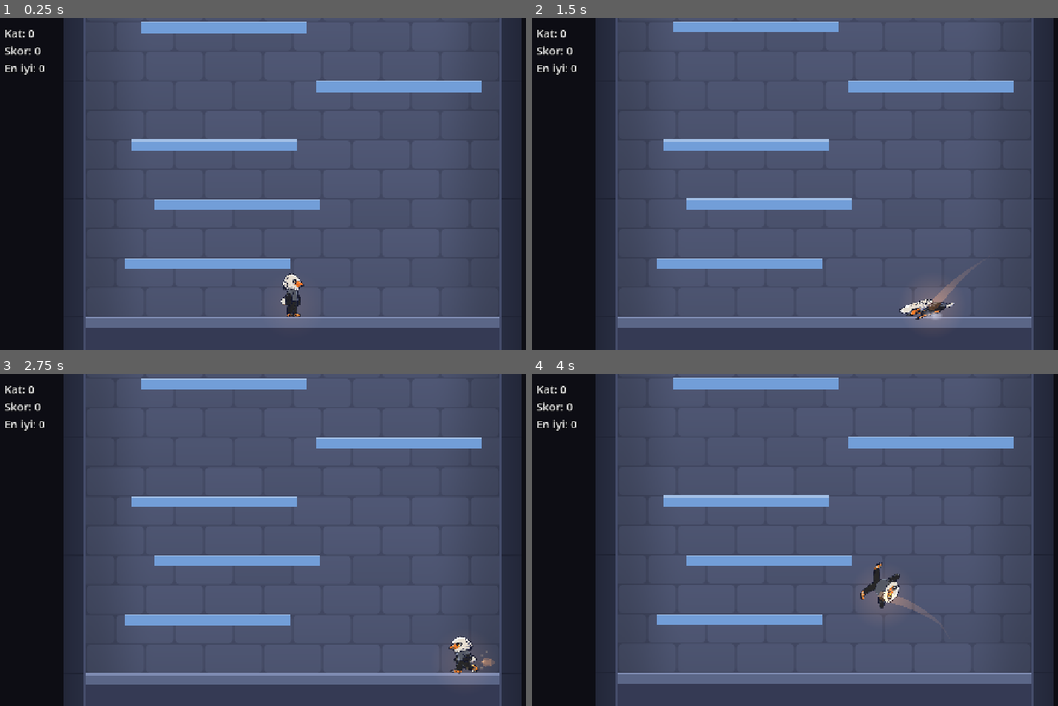
Above: before the commit, frames 1-4 (two rows, left to right).
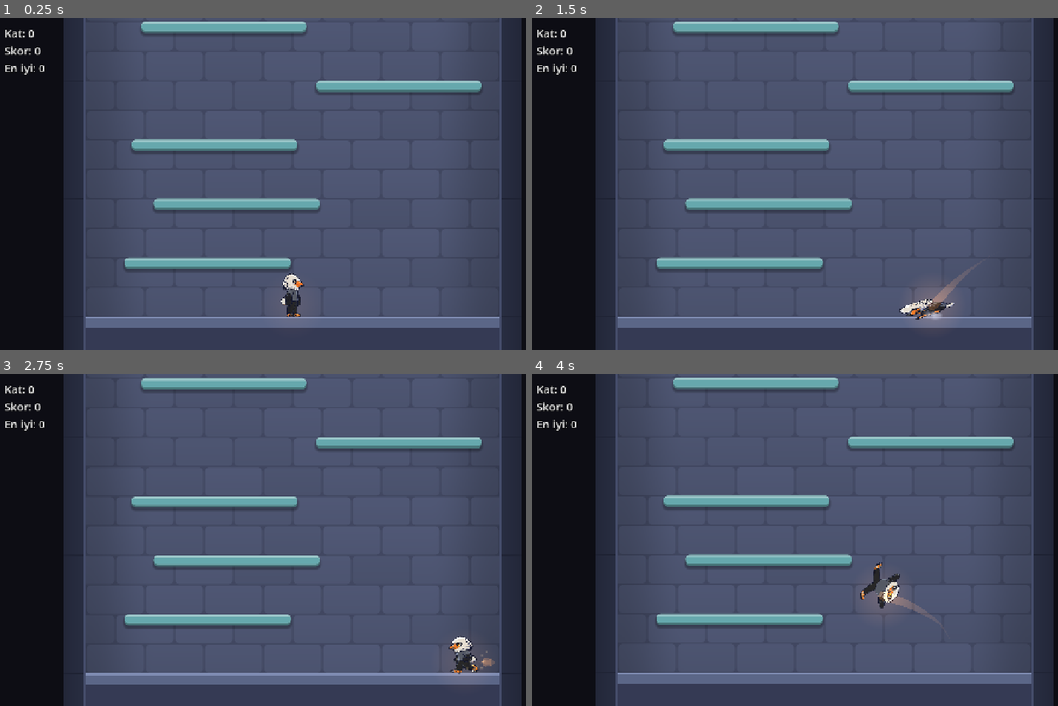
Above: after the commit, the same moments.

Repository: tahapek5454/Tower-Climb
Game: Godot game, scene res://scenes/main.tscn
Two runs of this game, one before a commit and one after it. Both use one fixed random seed, a clock stepped at 60 frames per second and the inputs below.
Inputs (mouse positions are in pixels of both pictures, inside the frame that each line leads up to):
- Up to frame 1 (0.25 s): no input
- Up to frame 2 (1.5 s): tap Enter at 0.5 s; move the mouse to (952, 167) at 0.52 s; hold Right (move_right) 0.53-1.25 s; hold Shift 0.53-1.25 s; click (952, 167) at 0.67 s; tap Space (jump) at 0.77, 1.07 s; drag from (705, 200) to (795, 250) at 1.27 s
- Up to frame 3 (2.75 s): move the mouse to (352, 466) at 2.02 s; hold Right (move_right) from 2.03 s (still down); tap Ctrl at 2.1 s
- Up to frame 4 (4 s): release Right (move_right) at 2.75 s; drag from (795, 606) to (647, 490) at 2.77 s; move the mouse to (1000, 589) at 3.52 s; hold Left (move_left) from 3.53 s (still down); tap Alt at 3.6 s; tap Space (jump) at 3.77 s

The runs differ from the first frame. In frame 1, 6.7% of the frame differs, in the area x 23-92%, y 1-77%; in frame 2, 6.6%; in frame 3, 6.5%; in frame 4, 6.7%.

Commit message:
feat: yuvarlak köşeli, gölgeli platform görünümü (Aşama 4, madde 4)
Co-Authored-By: Claude Fable 5.2 <noreply@anthropic.com>

Diff:
--- a/scripts/tuning.gd
+++ b/scripts/tuning.gd
@@ -41,6 +41,19 @@
 ## Kamera aşağı inmediği için yarım ekran yeter (sarsıntı payı dahil).
 const GROUND_TOP_HEIGHT: float = 4.0
 const GROUND_VISUAL_DEPTH: float = VIEW_HEIGHT * 0.5
+
+# --- Platform görünümü (görsel; scripts/world/platform_visual.gd) ---
+## Köşe yuvarlaklığı (px).
+const PLATFORM_CORNER_RADIUS: float = 9.0
+## Üstteki açık şeridin ve alttaki koyu kenarın kalınlığı (px); ne kadar açık/koyu oldukları.
+const PLATFORM_TOP_HEIGHT: float = 5.0
+const PLATFORM_UNDERSIDE_HEIGHT: float = 5.0
+const PLATFORM_TOP_LIGHTEN: float = 0.35
+const PLATFORM_UNDERSIDE_DARKEN: float = 0.30
+## Platformun arka duvara düşen gölgesi: yayılma (px), aşağı kayma (px) ve koyuluk.
+const PLATFORM_SHADOW_SIZE: float = 5.0
+const PLATFORM_SHADOW_OFFSET: float = 5.0
+const PLATFORM_SHADOW_ALPHA: float = 0.28
 
 # --- Karakter ---
 const PLAYER_WIDTH: float = 32.0
--- a/scripts/world/platform.gd
+++ b/scripts/world/platform.gd
@@ -1,12 +1,6 @@
 class_name Platform
 extends StaticBody2D
 ## Tek yönlü platform: alttan geçilir, üstüne basılır. Orijin üst yüzeyin ortasında.
-
-const COLOR := Color(0.45, 0.62, 0.85)
-const SECTION_COLOR := Color(0.95, 0.80, 0.35)
-## Üst kenardaki ince açık şerit (derinlik vurgusu): kalınlık ve ne kadar açık olduğu.
-const HIGHLIGHT_THICKNESS: float = 3.0
-const HIGHLIGHT_LIGHTEN: float = 0.35
 
 var floor_number: int = 0
 var width: float = 0.0
@@ -29,18 +23,13 @@
 	add_child(collider)
 
 	var is_section: bool = PlatformRules.is_section_floor(floor_number)
-	var color: Color = SECTION_COLOR if is_section else COLOR
 	if is_section:
 		add_child(_make_section_glow())
 
-	var visual: Polygon2D = Tower.make_rect_visual(size, color)
-	visual.position = center
+	var visual := PlatformVisual.new()
+	visual.name = "Visual"
+	visual.setup(width, WorldPalette.PLATFORM_SECTION if is_section else WorldPalette.PLATFORM)
 	add_child(visual)
-
-	var highlight: Polygon2D = Tower.make_rect_visual(Vector2(width, HIGHLIGHT_THICKNESS),
-			color.lightened(HIGHLIGHT_LIGHTEN))
-	highlight.position = Vector2(0.0, HIGHLIGHT_THICKNESS * 0.5)
-	add_child(highlight)
 
 
 ## Bölüm platformunun arkasında yumuşak, toplamalı sarı ışık hâlesi.
@@ -48,7 +37,7 @@
 	var glow := Sprite2D.new()
 	glow.texture = SoftTextures.dot()
 	glow.material = SoftTextures.additive()
-	glow.modulate = Color(SECTION_COLOR, Tuning.GLOW_SECTION_ALPHA)
+	glow.modulate = Color(WorldPalette.PLATFORM_SECTION, Tuning.GLOW_SECTION_ALPHA)
 	glow.scale = Vector2(width, Tuning.GLOW_SECTION_HEIGHT) / SoftTextures.DOT_SIZE
 	glow.position = Vector2(0.0, Tuning.PLATFORM_THICKNESS * 0.5)
 	return glow
--- /dev/null
+++ b/scripts/world/platform_visual.gd
@@ -0,0 +1,52 @@
+class_name PlatformVisual
+extends Node2D
+## Platformun görüntüsü: yuvarlak köşeli levha, üstte açık şerit, altta koyu kenar ve hafif gölge.
+## Orijin üst yüzeyin ortasında (Platform ile aynı). Sadece çizim; çarpışma Platform'da.
+
+var _layers: Array[StyleBoxFlat] = []
+var _rects: Array[Rect2] = []
+
+
+## add_child'dan önce çağrılır.
+func setup(width: float, color: Color) -> void:
+	var thickness: float = Tuning.PLATFORM_THICKNESS
+	var radius: int = int(Tuning.PLATFORM_CORNER_RADIUS)
+	var top_height: float = Tuning.PLATFORM_TOP_HEIGHT
+	var body_bottom: float = thickness - Tuning.PLATFORM_UNDERSIDE_HEIGHT
+	var left: float = -width * 0.5
+
+	# Alt kenar: tüm levha koyu renkte çizilir, üstüne gelen katmanlar altta ince bir kenar bırakır.
+	var underside: StyleBoxFlat = _make_layer(color.darkened(Tuning.PLATFORM_UNDERSIDE_DARKEN),
+			radius, radius)
+	underside.shadow_color = Color(0.0, 0.0, 0.0, Tuning.PLATFORM_SHADOW_ALPHA)
+	underside.shadow_size = int(Tuning.PLATFORM_SHADOW_SIZE)
+	underside.shadow_offset = Vector2(0.0, Tuning.PLATFORM_SHADOW_OFFSET)
+	_add_layer(underside, Rect2(left, 0.0, width, thickness))
+
+	# Üst şerit: gövdenin tamamı açık renkte, asıl renk bunun üstüne biraz aşağıdan başlar.
+	_add_layer(_make_layer(color.lightened(Tuning.PLATFORM_TOP_LIGHTEN), radius, radius),
+			Rect2(left, 0.0, width, body_bottom))
+
+	var inner_radius: int = maxi(radius - int(top_height), 0)
+	_add_layer(_make_layer(color, inner_radius, radius),
+			Rect2(left, top_height, width, body_bottom - top_height))
+
+
+func _draw() -> void:
+	for i: int in _layers.size():
+		draw_style_box(_layers[i], _rects[i])
+
+
+func _add_layer(layer: StyleBoxFlat, rect: Rect2) -> void:
+	_layers.append(layer)
+	_rects.append(rect)
+
+
+func _make_layer(color: Color, top_radius: int, bottom_radius: int) -> StyleBoxFlat:
+	var layer := StyleBoxFlat.new()
+	layer.bg_color = color
+	layer.corner_radius_top_left = top_radius
+	layer.corner_radius_top_right = top_radius
+	layer.corner_radius_bottom_left = bottom_radius
+	layer.corner_radius_bottom_right = bottom_radius
+	return layer
--- a/scripts/world/world_palette.gd
+++ b/scripts/world/world_palette.gd
@@ -11,6 +11,10 @@
 const WALL := Color(0.16, 0.18, 0.26)
 const WALL_JOINT := Color(0.12, 0.135, 0.20)
 const WALL_LIP := Color(0.27, 0.30, 0.42)
+## Platformlar: gövde rengi (üst şerit ve alt kenar bundan türetilir). Bölüm platformu (her 100 kat)
+## altın sarısı: turuncu/altın ailesi dünyada sadece ödül anlamı taşır.
+const PLATFORM := Color(0.40, 0.66, 0.68)
+const PLATFORM_SECTION := Color(0.95, 0.80, 0.35)
 ## Zemin: üst levha, üstündeki açık şerit ve altındaki dolu taban.
 const GROUND := Color(0.36, 0.40, 0.53)
 const GROUND_TOP := Color(0.50, 0.55, 0.70)
Not shown, added: scripts/world/platform_visual.gd.uid
Not shown, changed: docs/PROGRESS.md
